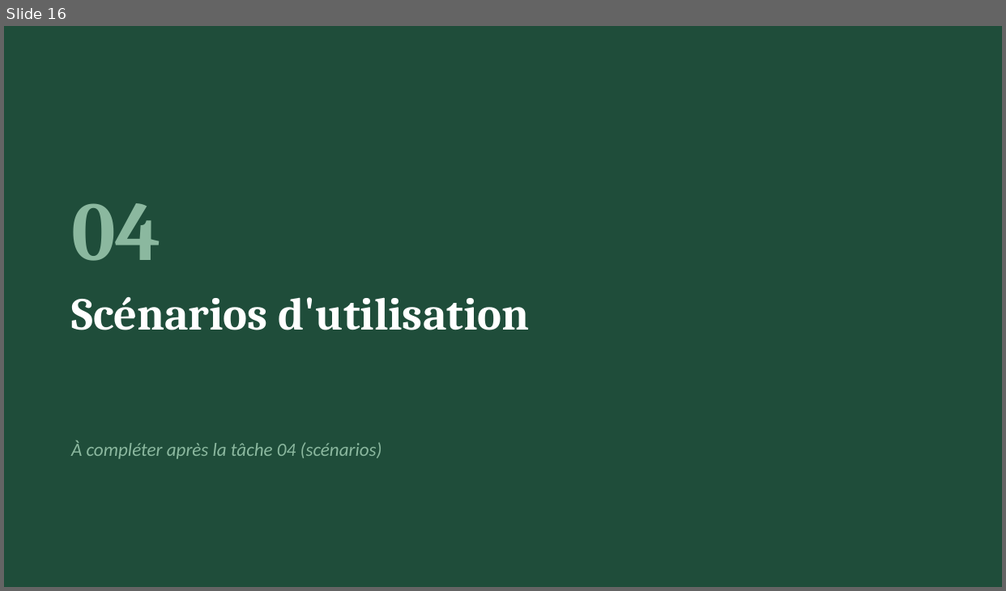
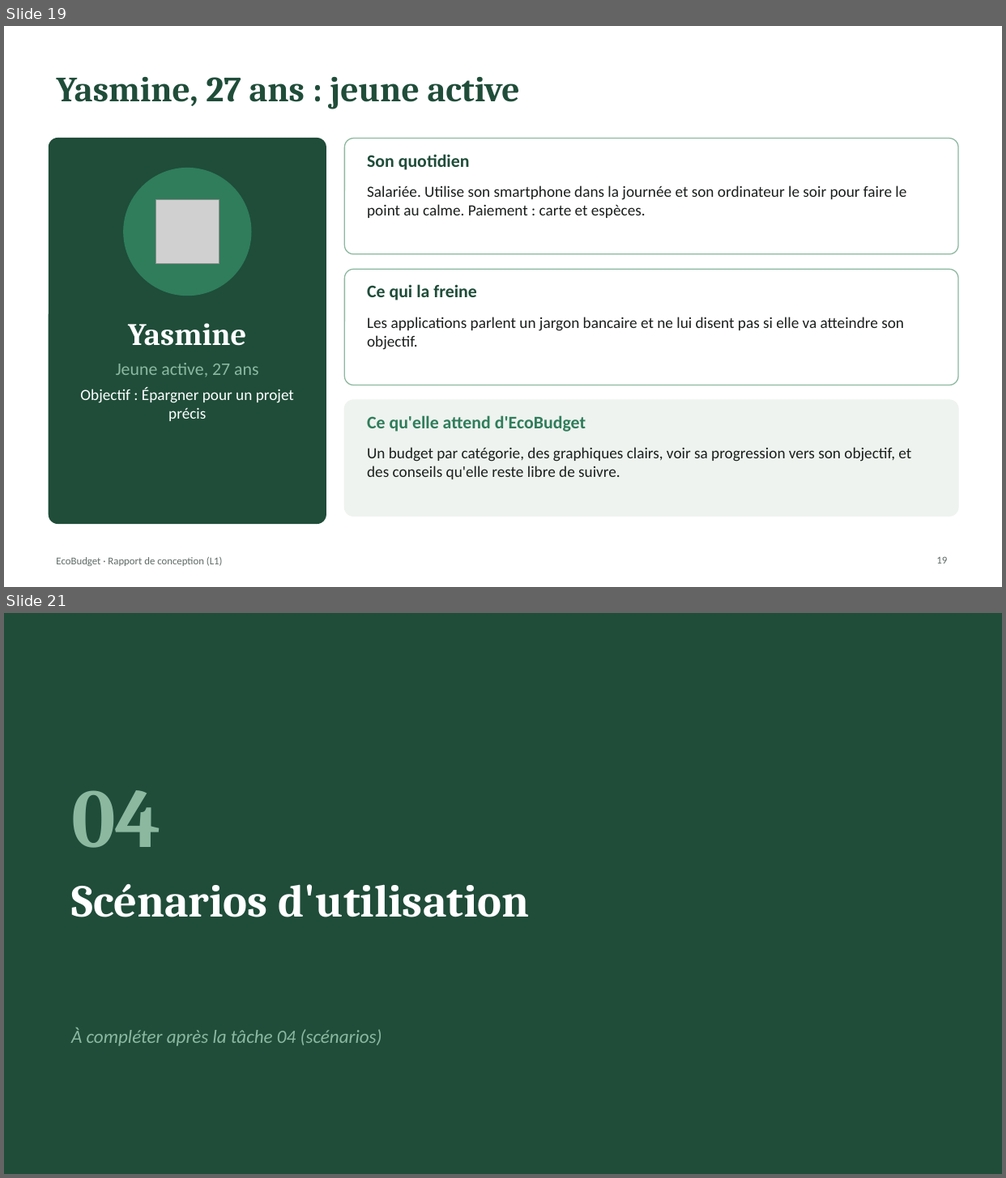
Before and after one commit to kaderouadahi/EcoBudget, a slide deck: livrables/L1_conception.pptx. Shown one above the other, each under a label of ours: slide 16 before the commit, slides 19 and 21 after it; the slides between them are not shown. The pictures are 1006x591 and 1006x1178 pixels, drawn with LibreOffice and Linux fonts; fonts in the diff are those of the drawing; grey boxes stand for pictures. Boxes give left, top, right and bottom in pixels: in the first picture for what was removed or moved away, otherwise in the second. Text is boxed around its words. In the diff, an @@ line names an element or a change of style, - is before the commit and + after.

Commit message:
Personas 1, 2 et 3 fait
Personas 1,2 et 3 ajoutés au rapport de conception + Analyse des besoins mise à jour (forme + problématique)

```diff
--- a/livrables/L1_conception.pptx
+++ b/livrables/L1_conception.pptx
@@ slide 19 added at box(4, 26, 1002, 587), background #FFFFFF @@
@@ title added at box(57, 77, 520, 109), 34 pt, text #1F4D3A, bold @@
+Yasmine, 27 ans : jeune active
@@ rounded rectangle added at box(49, 139, 326, 524), fill #1F4D3A, outline #1F4D3A 1 pt @@
@@ rounded rectangle added at box(345, 139, 958, 254), fill #FFFFFF, outline #8BB89F 1 pt @@
@@ ellipse added at box(124, 169, 251, 296), fill #2F7D5B, outline #2F7D5B 1 pt @@
@@ text added at box(367, 154, 470, 170), 17 pt, text #1F4D3A, bold @@
+Son quotidien
@@ text added at box(367, 186, 906, 218), 15 pt, text #1B1F1D @@
+Salariée. Utilise son smartphone dans la journée et son ordinateur le soir pour faire le point au calme. Paiement : carte et espèces.
@@ picture added at box(155, 200, 219, 264) @@
@@ rounded rectangle added at box(345, 269, 958, 386), fill #FFFFFF, outline #8BB89F 1 pt @@
@@ text added at box(367, 284, 476, 301), 17 pt, text #1F4D3A, bold @@
+Ce qui la freine
@@ text added at box(367, 317, 904, 350), 15 pt, text #1B1F1D @@
+Les applications parlent un jargon bancaire et ne lui disent pas si elle va atteindre son objectif.
@@ text added at box(80, 323, 294, 421), 15 pt, text #FFFFFF @@
+Yasmine
+Jeune active, 27 ans
+Objectif : Épargner pour un projet précis
@@ rounded rectangle added at box(345, 400, 958, 516), fill #EEF3EF, outline #EEF3EF 1 pt @@
@@ text added at box(367, 416, 586, 432), 17 pt, text #2F7D5B, bold @@
+Ce qu'elle attend d'EcoBudget
@@ text added at box(367, 447, 911, 480), 15 pt, text #1B1F1D @@
+Un budget par catégorie, des graphiques clairs, voir sa progression vers son objectif, et des conseils qu'elle reste libre de suivre.
@@ text added at box(56, 557, 223, 566), 10 pt, text #5F6B66 @@
+EcoBudget · Rapport de conception (L1)
@@ page number added at box(936, 557, 947, 564), 10 pt, text #5F6B66 @@
+19
@@ what was slide 16 is now slide 21 @@
```
Also in this commit, not shown: 8 slides changed, 7 other slides added, 3 slides removed, 5 other files.
